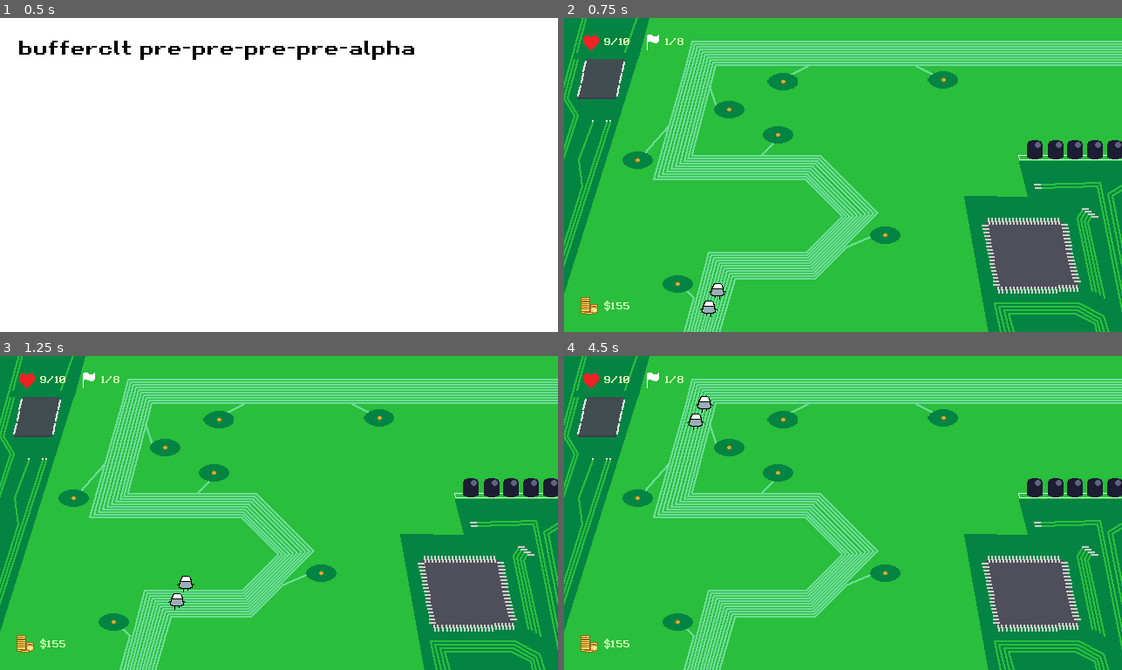
Above: before the commit, frames 1-4 (two rows, left to right).
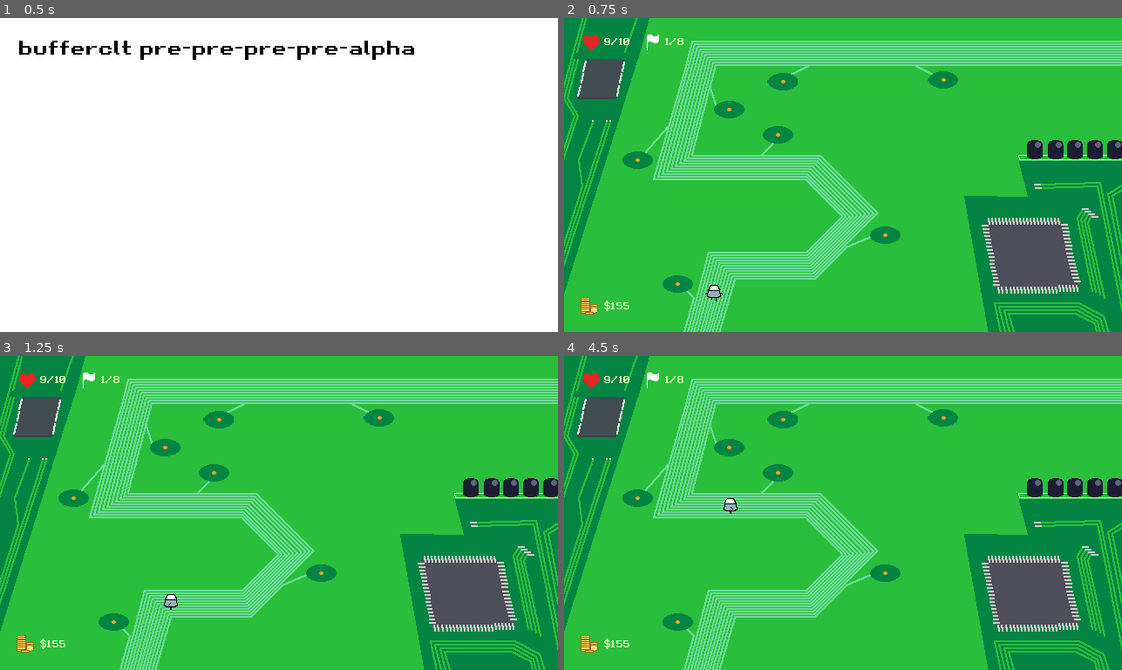
Above: after the commit, the same moments.

Repository: IvnaFeitosa/BufferCLT
Game: Godot game, scene res://scenes/titlescreen.tscn
The game is run twice, just before and just after one commit, with the same random seed, the same clock (stepped at 60 frames per second) and the same inputs.
Inputs (mouse positions are in pixels of both pictures, inside the frame that each line leads up to):
- Up to frame 1 (0.5 s): no input
- Up to frame 2 (0.75 s): tap Enter at 0.5 s; move the mouse to (965, 159) at 0.52 s; click (965, 159) at 0.67 s
- Up to frame 3 (1.25 s): no input
- Up to frame 4 (4.5 s): move the mouse to (636, 497) at 1.27 s; click (636, 497) at 1.42 s; click "$100" at 2 s; click "$100" at 2.75 s; click "$100" at 3.5 s; click "X" at 4.25 s

Frame 1 is identical in both runs. In frame 2, 0.2% of the frame differs, in the area x 24-30%, y 84-96%; in frame 3, 0.2%; in frame 4, 0.3%, in the area x 22-32%, y 12-51%.

Commit message:
make it so the key sprite changes with its movement direction

Diff:
--- a/project.godot
+++ b/project.godot
@@ -23,7 +23,6 @@
 
 window/size/viewport_width=640
 window/size/viewport_height=360
-window/size/mode=4
 window/size/resizable=false
 window/stretch/mode="viewport"
 window/stretch/scale_mode="integer"
--- a/scenes/game.tscn
+++ b/scenes/game.tscn
@@ -116,9 +116,6 @@
 curve = SubResource("Curve2D_gee14")
 
 [node name="Key" parent="Path2D" instance=ExtResource("2_yqjtg")]
-position = Vector2(157, 364)
-
-[node name="Key2" parent="Path2D" instance=ExtResource("2_yqjtg")]
-position = Vector2(167, 344)
-h_offset = 10.0
-v_offset = -20.0
+position = Vector2(165.381, 336.175)
+progress = 29.0739
+SPEED = 100.0
--- a/scenes/heart_ui.tscn
+++ b/scenes/heart_ui.tscn
@@ -14,6 +14,7 @@
 script = ExtResource("1_f2a05")
 
 [node name="heart_ui" type="TextureRect" parent="."]
+layout_mode = 0
 offset_left = 22.0
 offset_top = 19.0
 offset_right = 40.0
@@ -21,6 +22,7 @@
 texture = ExtResource("2_4east")
 
 [node name="heart_counter" type="RichTextLabel" parent="."]
+layout_mode = 0
 offset_left = 45.0
 offset_top = 20.0
 offset_right = 95.0
--- a/scenes/key.tscn
+++ b/scenes/key.tscn
@@ -1,11 +1,45 @@
-[gd_scene load_steps=14 format=3 uid="uid://blcwbwf17dfcn"]
+[gd_scene load_steps=20 format=3 uid="uid://blcwbwf17dfcn"]
 
 [ext_resource type="Script" uid="uid://dm66j3kftl0xe" path="res://scripts/key.gd" id="1_fttkb"]
 [ext_resource type="Texture2D" uid="uid://durwpdukmse2y" path="res://assets/key_back.png" id="2_fttkb"]
+[ext_resource type="Texture2D" uid="uid://bwgvwemxt6p13" path="res://assets/key_left.png" id="3_jcln5"]
 [ext_resource type="Texture2D" uid="uid://57cy5liwvba8" path="res://assets/key_front.png" id="3_wy8tx"]
+[ext_resource type="Texture2D" uid="uid://hiyxnfycircx" path="res://assets/key_right.png" id="4_b4qnb"]
 
 [sub_resource type="RectangleShape2D" id="RectangleShape2D_fttkb"]
 size = Vector2(20, 18)
+
+[sub_resource type="AtlasTexture" id="AtlasTexture_6t41w"]
+atlas = ExtResource("3_wy8tx")
+region = Rect2(0, 0, 20, 20)
+
+[sub_resource type="AtlasTexture" id="AtlasTexture_ljj5h"]
+atlas = ExtResource("3_wy8tx")
+region = Rect2(20, 0, 20, 20)
+
+[sub_resource type="AtlasTexture" id="AtlasTexture_upbuq"]
+atlas = ExtResource("3_wy8tx")
+region = Rect2(40, 0, 20, 20)
+
+[sub_resource type="AtlasTexture" id="AtlasTexture_8cac7"]
+atlas = ExtResource("3_wy8tx")
+region = Rect2(60, 0, 20, 20)
+
+[sub_resource type="AtlasTexture" id="AtlasTexture_gq3hl"]
+atlas = ExtResource("3_jcln5")
+region = Rect2(0, 0, 20, 20)
+
+[sub_resource type="AtlasTexture" id="AtlasTexture_ku6d0"]
+atlas = ExtResource("3_jcln5")
+region = Rect2(20, 0, 20, 20)
+
+[sub_resource type="AtlasTexture" id="AtlasTexture_1w6cg"]
+atlas = ExtResource("4_b4qnb")
+region = Rect2(0, 0, 20, 20)
+
+[sub_resource type="AtlasTexture" id="AtlasTexture_fcqyd"]
+atlas = ExtResource("4_b4qnb")
+region = Rect2(20, 0, 20, 20)
 
 [sub_resource type="AtlasTexture" id="AtlasTexture_wy8tx"]
 atlas = ExtResource("2_fttkb")
@@ -23,24 +57,47 @@
 atlas = ExtResource("2_fttkb")
 region = Rect2(60, 0, 20, 20)
 
-[sub_resource type="AtlasTexture" id="AtlasTexture_6t41w"]
-atlas = ExtResource("3_wy8tx")
-region = Rect2(0, 0, 20, 20)
-
-[sub_resource type="AtlasTexture" id="AtlasTexture_ljj5h"]
-atlas = ExtResource("3_wy8tx")
-region = Rect2(20, 0, 20, 20)
-
-[sub_resource type="AtlasTexture" id="AtlasTexture_upbuq"]
-atlas = ExtResource("3_wy8tx")
-region = Rect2(40, 0, 20, 20)
-
-[sub_resource type="AtlasTexture" id="AtlasTexture_8cac7"]
-atlas = ExtResource("3_wy8tx")
-region = Rect2(60, 0, 20, 20)
-
 [sub_resource type="SpriteFrames" id="SpriteFrames_6t41w"]
 animations = [{
+"frames": [{
+"duration": 1.0,
+"texture": SubResource("AtlasTexture_6t41w")
+}, {
+"duration": 1.0,
+"texture": SubResource("AtlasTexture_ljj5h")
+}, {
+"duration": 1.0,
+"texture": SubResource("AtlasTexture_upbuq")
+}, {
+"duration": 1.0,
+"texture": SubResource("AtlasTexture_8cac7")
+}],
+"loop": true,
+"name": &"downanim",
+"speed": 5.0
+}, {
+"frames": [{
+"duration": 1.0,
+"texture": SubResource("AtlasTexture_gq3hl")
+}, {
+"duration": 1.0,
+"texture": SubResource("AtlasTexture_ku6d0")
+}],
+"loop": true,
+"name": &"leftanim",
+"speed": 5.0
+}, {
+"frames": [{
+"duration": 1.0,
+"texture": SubResource("AtlasTexture_1w6cg")
+}, {
+"duration": 1.0,
+"texture": SubResource("AtlasTexture_fcqyd")
+}],
+"loop": true,
+"name": &"rightanim",
+"speed": 5.0
+}, {
 "frames": [{
 "duration": 1.0,
 "texture": SubResource("AtlasTexture_wy8tx")
@@ -55,24 +112,7 @@
 "texture": SubResource("AtlasTexture_b4qnb")
 }],
 "loop": true,
-"name": &"backanim",
-"speed": 5.0
-}, {
-"frames": [{
-"duration": 1.0,
-"texture": SubResource("AtlasTexture_6t41w")
-}, {
-"duration": 1.0,
-"texture": SubResource("AtlasTexture_ljj5h")
-}, {
-"duration": 1.0,
-"texture": SubResource("AtlasTexture_upbuq")
-}, {
-"duration": 1.0,
-"texture": SubResource("AtlasTexture_8cac7")
-}],
-"loop": true,
-"name": &"frontanim",
+"name": &"upanim",
 "speed": 5.0
 }]
 
@@ -80,27 +120,17 @@
 rotates = false
 loop = false
 script = ExtResource("1_fttkb")
+SPEED = 40.0
 
 [node name="CharacterBody2D" type="CharacterBody2D" parent="."]
-position = Vector2(-1, -1)
+position = Vector2(-1, -2)
 collision_mask = 2
 
 [node name="CollisionShape2D" type="CollisionShape2D" parent="CharacterBody2D"]
-position = Vector2(1, 2)
+position = Vector2(1, 3)
 shape = SubResource("RectangleShape2D_fttkb")
-
-[node name="RayCastUp" type="RayCast2D" parent="."]
-position = Vector2(-1, -4)
-target_position = Vector2(0, -27)
-collision_mask = 2
-
-[node name="RayCastDown" type="RayCast2D" parent="."]
-position = Vector2(-1, -7)
-target_position = Vector2(0, 36)
-collision_mask = 2
 
 [node name="AnimatedSprite2D" type="AnimatedSprite2D" parent="."]
 sprite_frames = SubResource("SpriteFrames_6t41w")
-animation = &"frontanim"
-autoplay = "backanim"
-frame_progress = 0.808439
+animation = &"rightanim"
+autoplay = "upanim"
--- a/scripts/game.gd
+++ b/scripts/game.gd
@@ -1,5 +1 @@
 extends Node2D
-
-
-func _physics_process(delta: float) -> void:
-	const move_speed := 4.0
--- a/scripts/key.gd
+++ b/scripts/key.gd
@@ -1,9 +1,12 @@
 extends PathFollow2D
-@export var SPEED = 150.0
-var direction = -1
-@onready var rayCastUp = $RayCastUp
-@onready var rayCastDown = $RayCastDown
+@export var SPEED = 100.0
+
 @onready var animatedSprite = $AnimatedSprite2D
+var previous_pos: Vector2
+
+func _ready() -> void:
+	previous_pos = global_position
+
 func _process(delta):
 	'''
 	if rayCastDown.is_colliding():
@@ -17,6 +20,22 @@
 
 func _physics_process(delta: float) -> void:
 	progress += SPEED * delta
-	if progress_ratio >= 1.0:
+	var dir := (global_position - previous_pos).normalized()
+	print(dir)
+	previous_pos = global_position
+	if abs(dir.x) > abs(dir.y):
+		if dir.x > 0:
+			_set_animation("rightanim")
+		else:
+			_set_animation("leftanim")
+	else:
+		if dir.y > 0:
+			_set_animation("downanim")
+		else:
+			_set_animation("upanim")
+	if progress_ratio >= 0.97:
 		gameManager.take_damage(1)
 		queue_free()
+func _set_animation(name: String):
+	if animatedSprite.animation != name:
+		animatedSprite.play(name)
Binary file added: assets/key_left.png
Not shown, added: assets/key_left.png.import
Binary file added: assets/key_right.png
Not shown, added: assets/key_right.png.import
